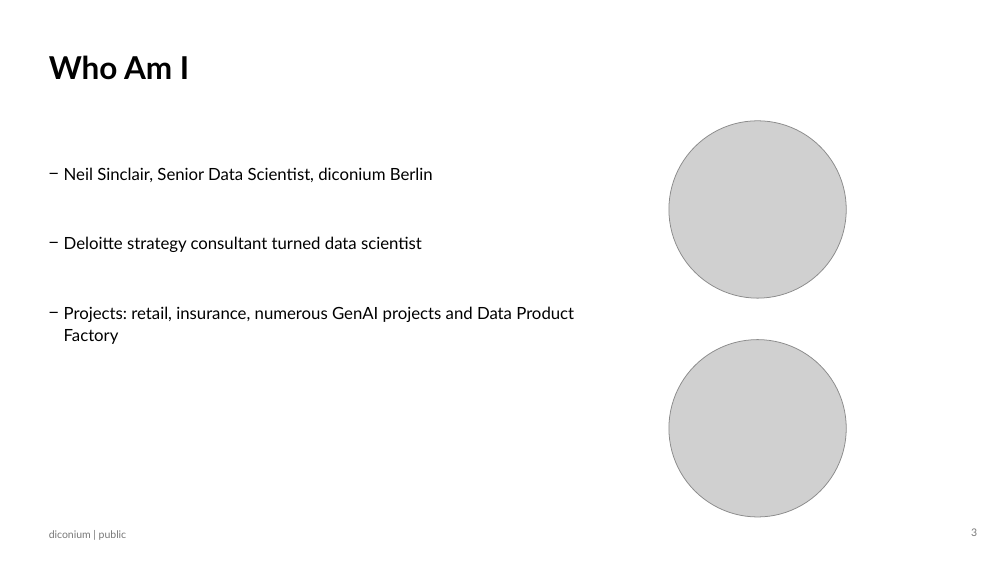
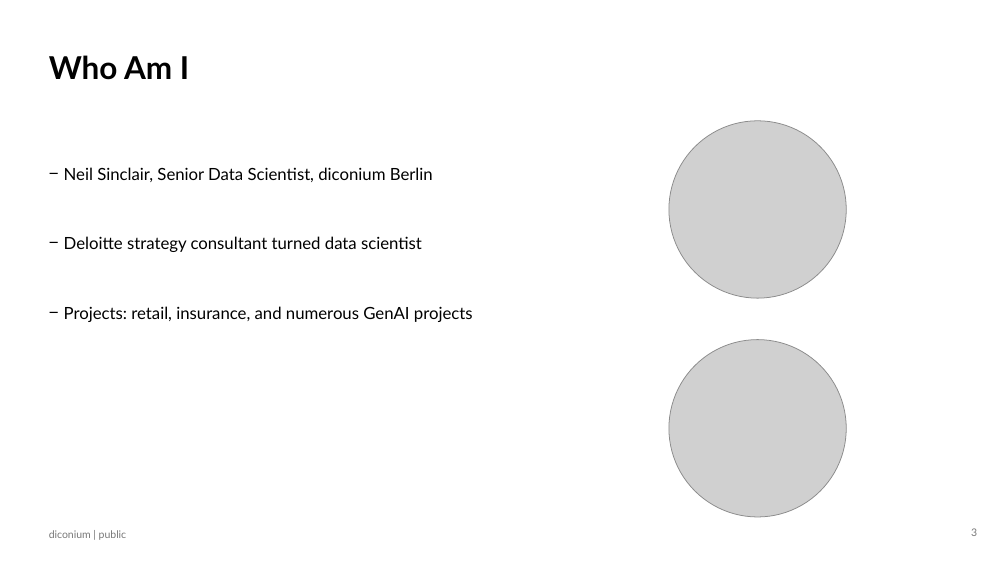
Before and after one commit to NeilSinclair/prompt_workshop, a slide deck: slide 3 of slides/AI Teach In STIHL v1.2.pptx. Drawn at 1008x567 pixels with LibreOffice and Linux fonts; fonts in the diff are those of the drawing; grey boxes stand for pictures; background and template pictures are left out. Boxes give left, top, right and bottom in pixels: in the first picture for what was removed or moved away, otherwise in the second. Text is boxed around its words. In the diff, an @@ line names an element or a change of style, - is before the commit and + after.

```diff
--- a/slides/AI Teach In STIHL v1.2.pptx
+++ b/slides/AI Teach In STIHL v1.2.pptx
@@ text at (x1=64, y1=306, x2=473, y2=322): text changed @@
-− Projects: retail, insurance, numerous GenAI projects and Data Product Factory
+− Projects: retail, insurance, and numerous GenAI projects
```
Also in this commit, not shown: 9 other slides changed, 53 other files.
